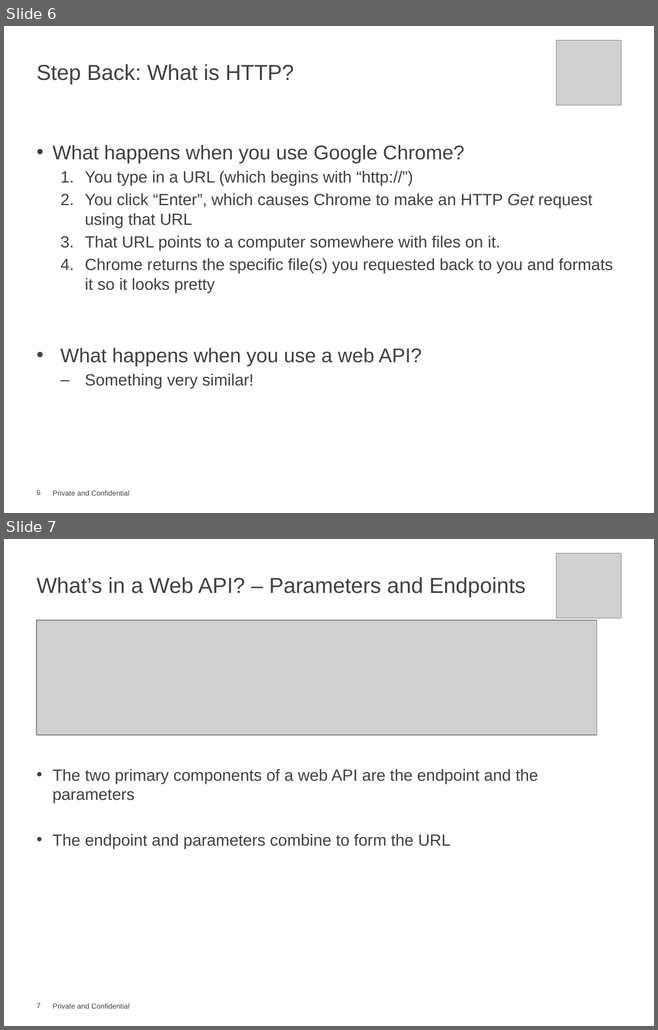
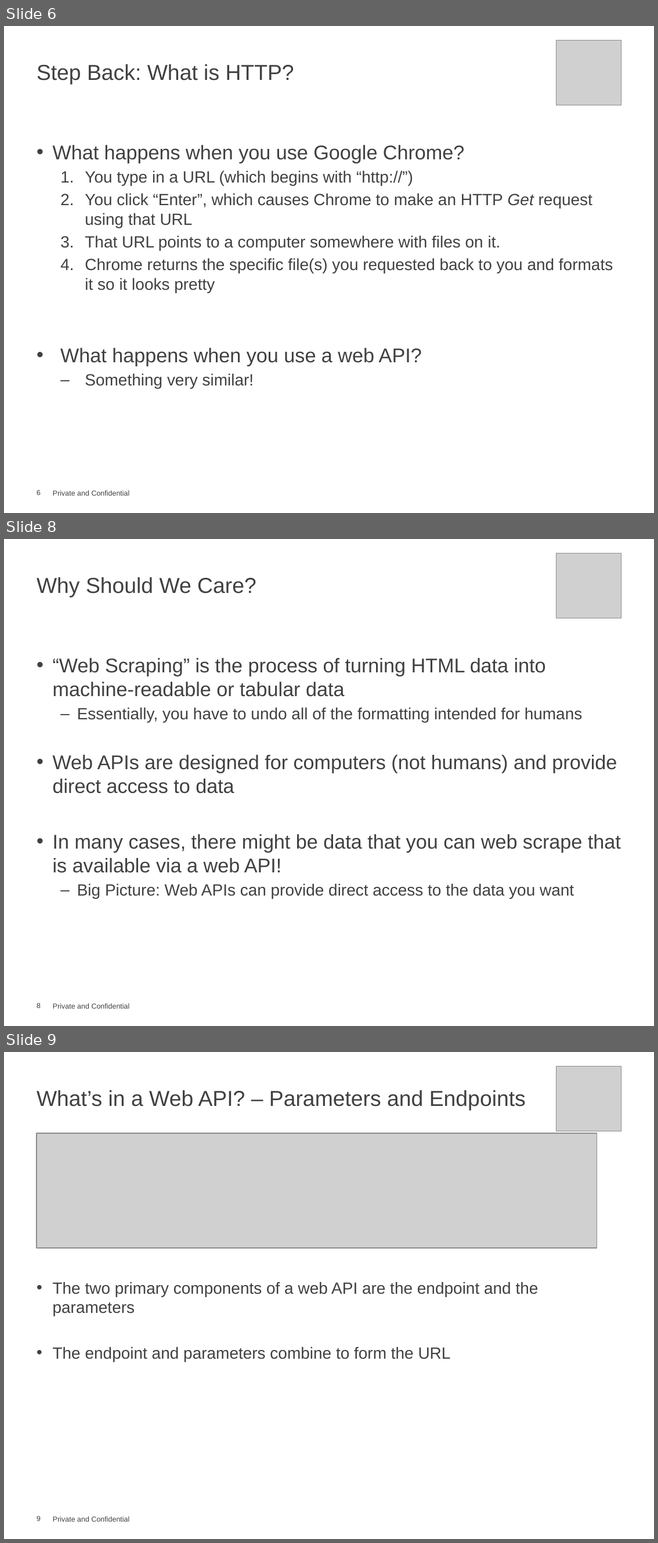
Before and after one commit to cra-international/JSON-Web-APIs, a slide deck: JSON and Web APIs.pptx. Shown one above the other, each under a label of ours: slides 6 and 7 before the commit, slides 6, 8 and 9 after it; the slides between them are not shown. The pictures are 658x1030 and 658x1543 pixels, drawn with LibreOffice and Linux fonts; fonts in the diff are those of the drawing; grey boxes stand for pictures; background and template pictures are left out. Boxes give left, top, right and bottom in pixels: in the first picture for what was removed or moved away, otherwise in the second. Text is boxed around its words. In the diff, an @@ line names an element or a change of style, - is before the commit and + after.

```diff
--- a/JSON and Web APIs.pptx
+++ b/JSON and Web APIs.pptx
@@ slide 8 added at [4,539,654,1026], background #FFFFFF; not listed: 1 template element that a slide beside it also shows @@
@@ picture added at [556,553,621,618] @@
@@ title added at [36,577,256,598], 24 pt, text #404040 @@
+Why Should We Care?
@@ text added at [53,658,621,899], 22 pt, text #404040 @@
+• “Web Scraping” is the process of turning HTML data into machine-readable or tabular data
+  – Essentially, you have to undo all of the formatting intended for humans
+• Web APIs are designed for computers (not humans) and provide direct access to data
+• In many cases, there might be data that you can web scrape that is available via a web API!
+  – Big Picture: Web APIs can provide direct access to the data you want
@@ page number added at [36,1003,41,1008], 8 pt, text #404040 @@
+8
@@ what was slide 7 is now slide 9 @@
@@ page number at [36,1516,41,1521]: text changed @@
-7
+9
```
Also in this commit, not shown: 2 slides changed, 1 other slide added, 1 slide removed.
